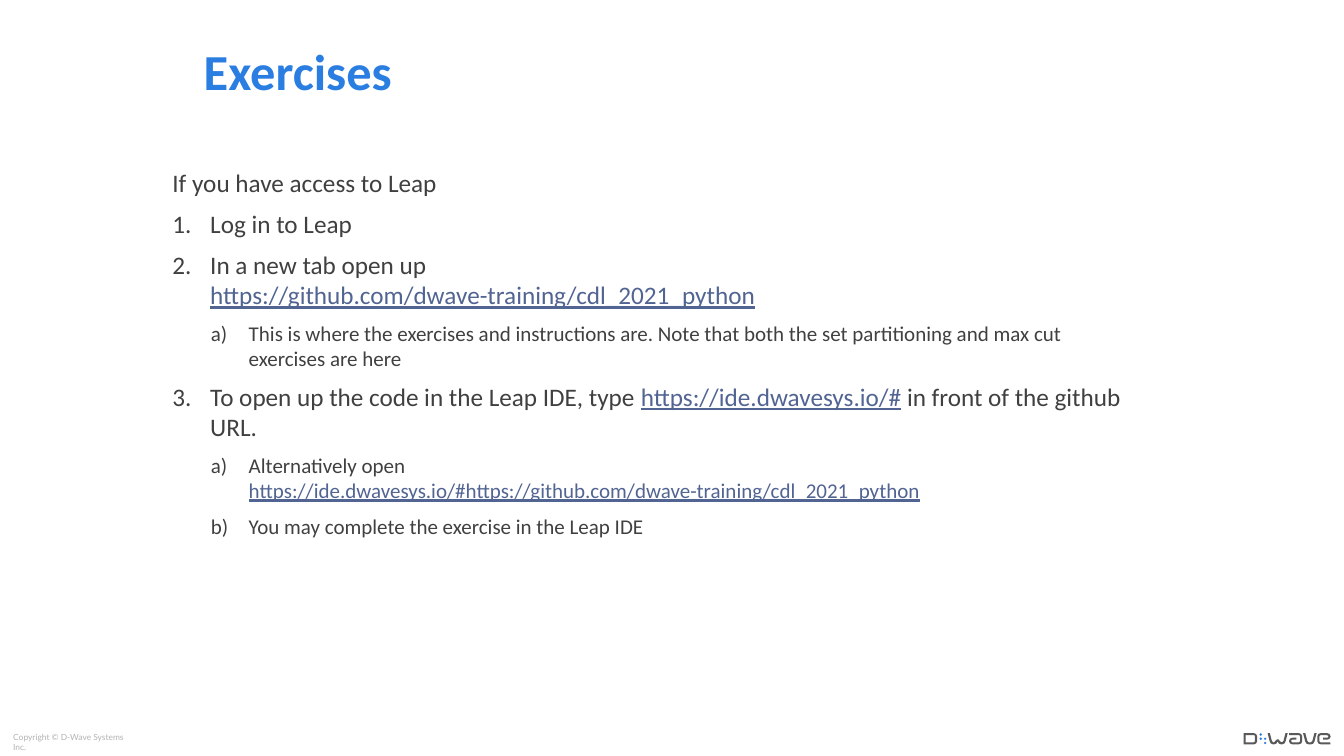
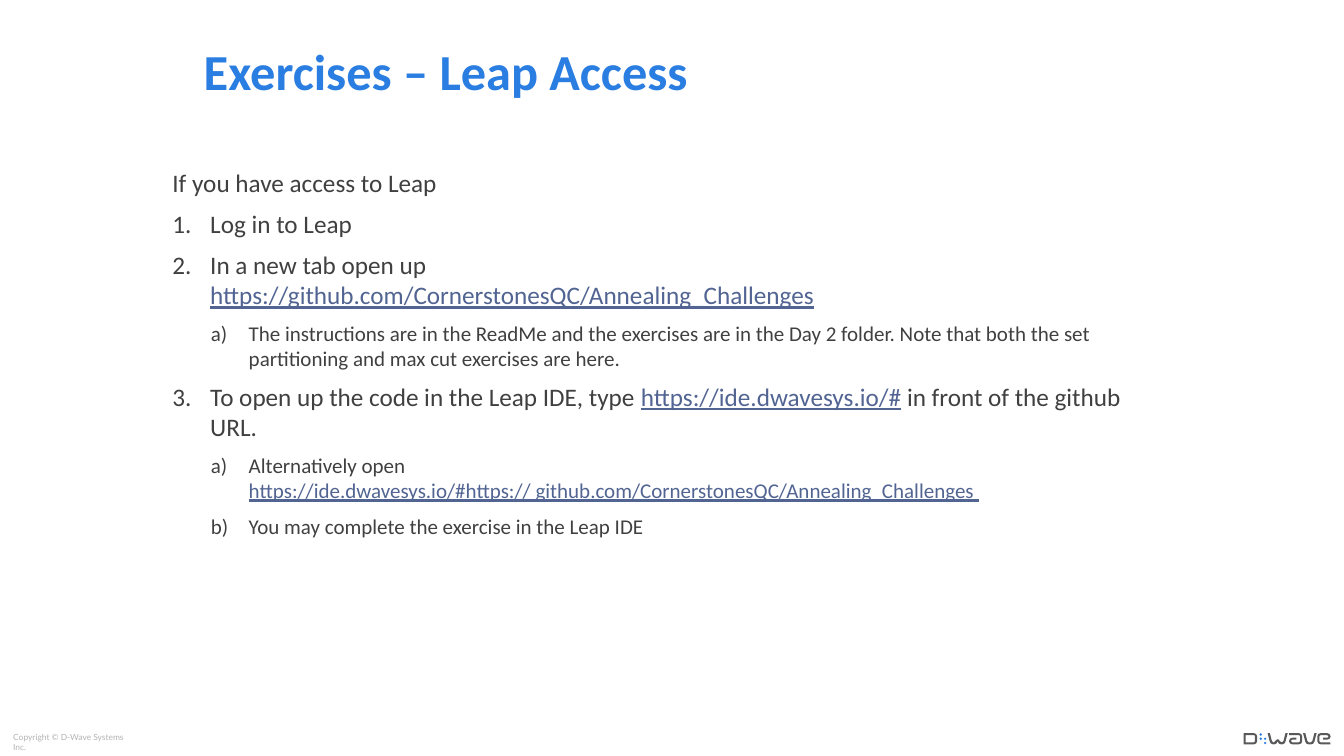
Before and after one commit to CornerstonesQC/Annealing_Challenges, a slide deck: slide 4 of Day2/Exercise_2_Programming.pptx. Drawn at 1344x756 pixels with LibreOffice and Linux fonts; fonts in the diff are those of the drawing; background and template pictures are left out. Boxes give left, top, right and bottom in pixels: in the first picture for what was removed or moved away, otherwise in the second. Text is boxed around its words. In the diff, an @@ line names an element or a change of style, - is before the commit and + after.

Commit message:
Updated exercise instructions

```diff
--- a/Day2/Exercise_2_Programming.pptx
+++ b/Day2/Exercise_2_Programming.pptx
@@ title at bbox=[204, 54, 687, 98]: text changed @@
-Exercises
+Exercises – Leap Access
@@ text at bbox=[210, 256, 1090, 370]: text changed @@
-2. In a new tab open up
-   https://github.com/dwave-training/cdl_2021_python
-  a) This is where the exercises and instructions are. Note that both the set partitioning and max cut exercises are here
+2. In a new tab open up
+   https://github.com/CornerstonesQC/Annealing_Challenges
+  a) The instructions are in the ReadMe and the exercises are in the Day 2 folder. Note that both the set partitioning and max cut exercises are here.
@@ text at bbox=[249, 458, 974, 502]: text changed @@
-  a) Alternatively open
-     https://ide.dwavesys.io/#https://github.com/dwave-training/cdl_2021_python
+  a) Alternatively open
+     https://ide.dwavesys.io/#https:// github.com/CornerstonesQC/Annealing_Challenges
```
Also in this commit, not shown: 1 other slide changed, 2 other files.
